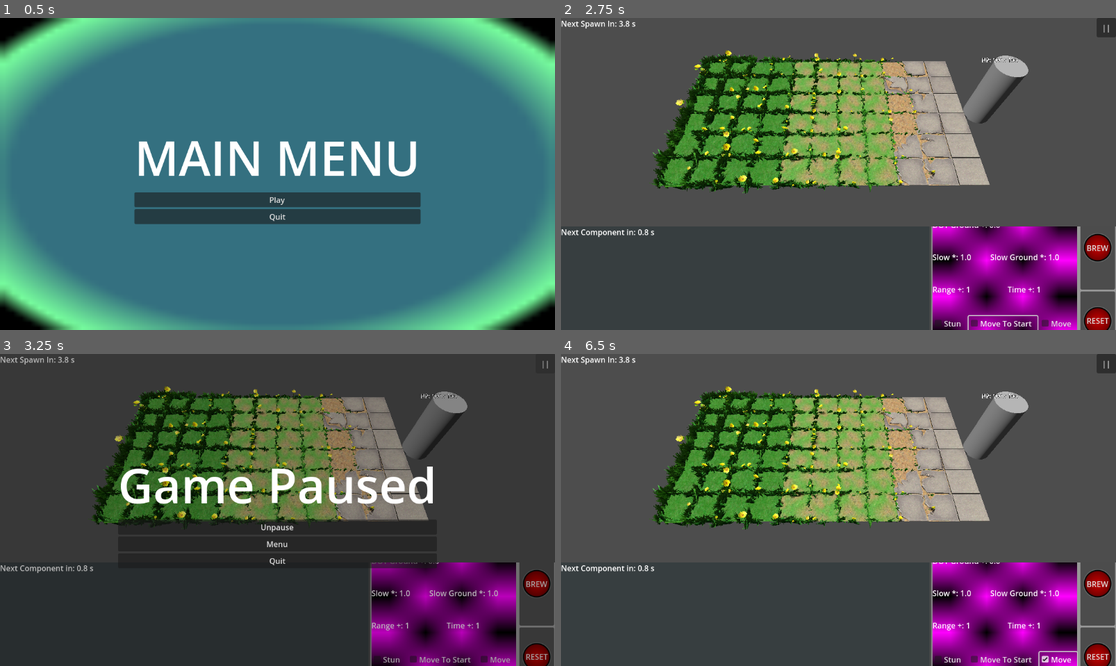
Above: before the commit, frames 1-4 (two rows, left to right).
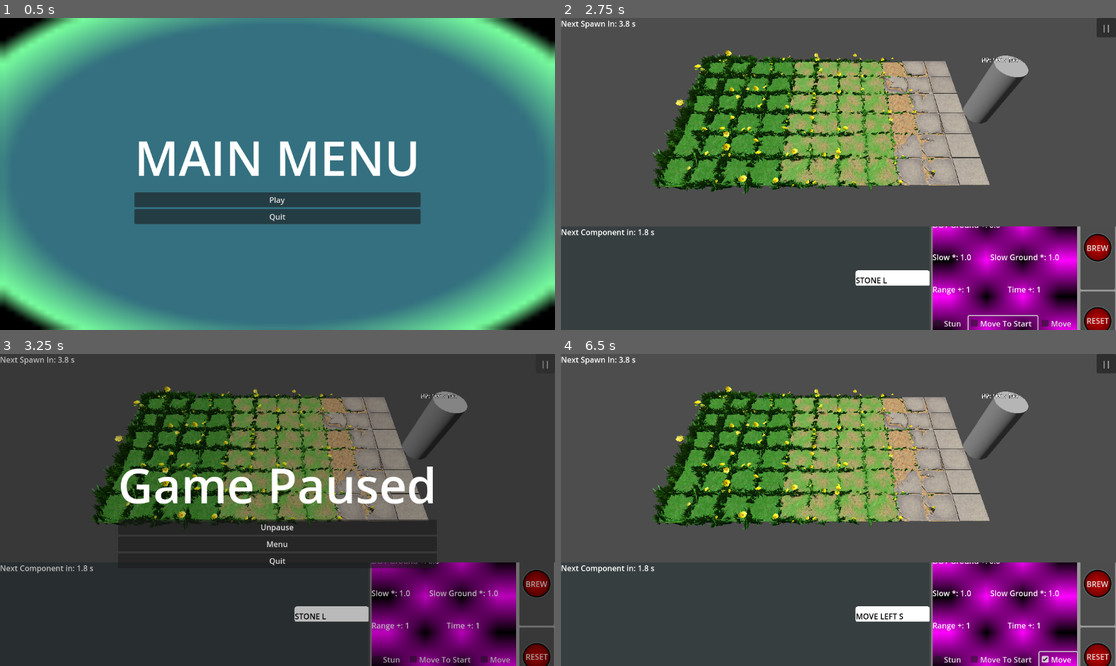
Above: after the commit, the same moments.

Repository: R-Miedzinski/welcome_game_jam
Game: Godot game, scene res://main.tscn
The game is run twice, just before and just after one commit, with the same random seed, the same clock (stepped at 60 frames per second) and the same inputs. Sound files missing from this copy of the repository are replaced by a short silence.
Inputs:
- Up to frame 1 (0.5 s): no input
- Up to frame 2 (2.75 s): click "Play" at 0.5 s; click "Move To Start" at 1.25 s; click "Move To Start" at 2 s
- Up to frame 3 (3.25 s): click "||" at 2.75 s
- Up to frame 4 (6.5 s): click "Menu" at 3.5 s; click "Play" at 4.25 s; click "Stun" at 5 s; click "Move" at 5.75 s

Frame 1 is identical in both runs. In frame 2, 0.7% of the frame differs, in the area x 13-67%, y 67-86%; in frame 3, 0.7%; in frame 4, 0.7%.

Commit message:
balance ingridients spawn time

Diff:
--- a/constants.gd
+++ b/constants.gd
@@ -58,7 +58,7 @@
 }
 
 # Conveyor Configuration
-@export var COMPONENT_SPAWN_INTERVAL: float = 3.0
+@export var COMPONENT_SPAWN_INTERVAL: float = 2.0
 @export var CONVEYOR_CAPACITY: int = 10
 @export var SOLID_FACTOR: int = 4 # rand % SOLID_FACTOR == 0 -> solid component
 
